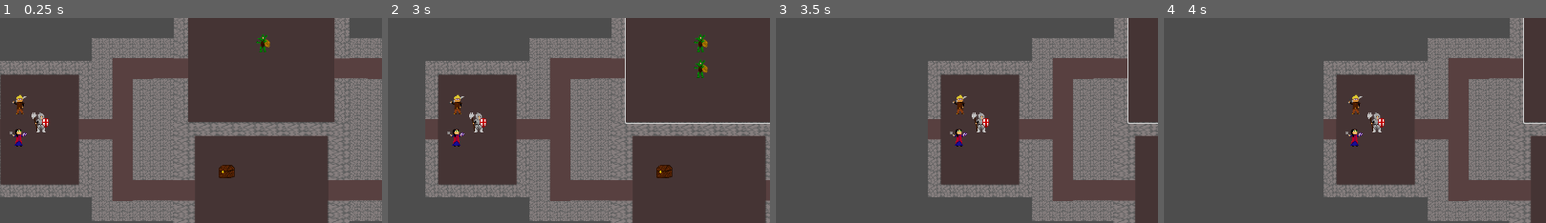
Above: before the commit, frames 1-4 (left to right).
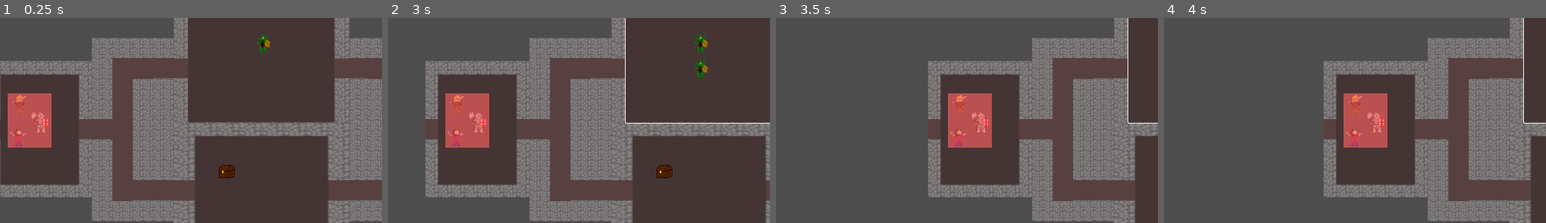
Above: after the commit, the same moments.

Repository: Gamnraa/GMTK-2023-Dungeon-Master
Game: Godot game, scene res://dungeon.tscn
Same seed, same stepped clock (60 frames per second), same inputs: the game is played once before the commit and once after it.
Inputs (mouse positions are % of the whole screen's width and height, from its top left):
- Up to frame 1 (0.25 s): no input
- Up to frame 2 (3 s): click (7, 80) at 0.5 s; click (36, 18) at 1.25 s; tap Enter (end_turn_restart) at 2, 2.75 s; move the mouse to (6, 31) at 2.02 s; click (6, 31) at 2.17 s; move the mouse to (1, 29) at 2.77 s; click (1, 29) at 2.92 s
- Up to frame 3 (3.5 s): no input
- Up to frame 4 (4 s): move the mouse to (58, 12) at 3.52 s; click (58, 12) at 3.67 s
The pictures show only the part of the screen within x 2-52%, y 6-56%; the shares and areas given below are measured in that part.

The runs differ from the first frame. In frame 1, 3.0% of the frame differs, in the area x 2-14%, y 36-64%; in frame 2, 3.0%; in frame 3, 3.0%; in frame 4, 3.0%.

Commit message:
Update party.tscn

Diff:
--- a/party.tscn
+++ b/party.tscn
@@ -13,6 +13,7 @@
 script = ExtResource("1_yb3o6")
 
 [node name="man_at_arms" parent="." instance=ExtResource("2_lbyk8")]
+visibility_layer = 256
 position = Vector2(0, -52)
 scale = Vector2(1, 1)
 
@@ -20,11 +21,26 @@
 position = Vector2(34, -24)
 scale = Vector2(1, 1)
 
+[node name="CollisionShape2D" type="CollisionShape2D" parent="."]
+visibility_layer = 0
+position = Vector2(22.5, -26.5)
+shape = SubResource("RectangleShape2D_6p2sn")
+
 [node name="cleric" parent="." instance=ExtResource("4_xa0tq")]
 
-[node name="CollisionShape2D" type="CollisionShape2D" parent="."]
-position = Vector2(22.5, -26.5)
-shape = SubResource("RectangleShape2D_6p2sn")
+[node name="AttackIndicator" type="ColorRect" parent="."]
+offset_left = -19.0
+offset_top = -70.0
+offset_right = 51.0
+offset_bottom = 16.0
+color = Color(1, 0, 0, 0.513726)
+
+[node name="AttackHighlight" type="ColorRect" parent="."]
+offset_left = -19.0
+offset_top = -70.0
+offset_right = 51.0
+offset_bottom = 16.0
+color = Color(1, 1, 1, 0.235294)
 
 [connection signal="mouse_entered" from="." to="." method="_on_mouse_entered"]
 [connection signal="mouse_exited" from="." to="." method="_on_mouse_exited"]
